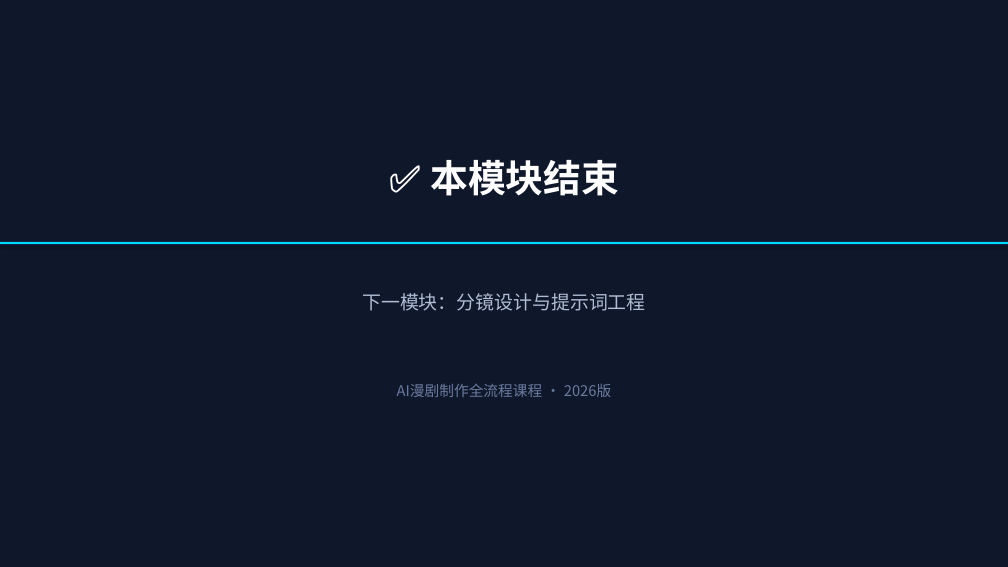
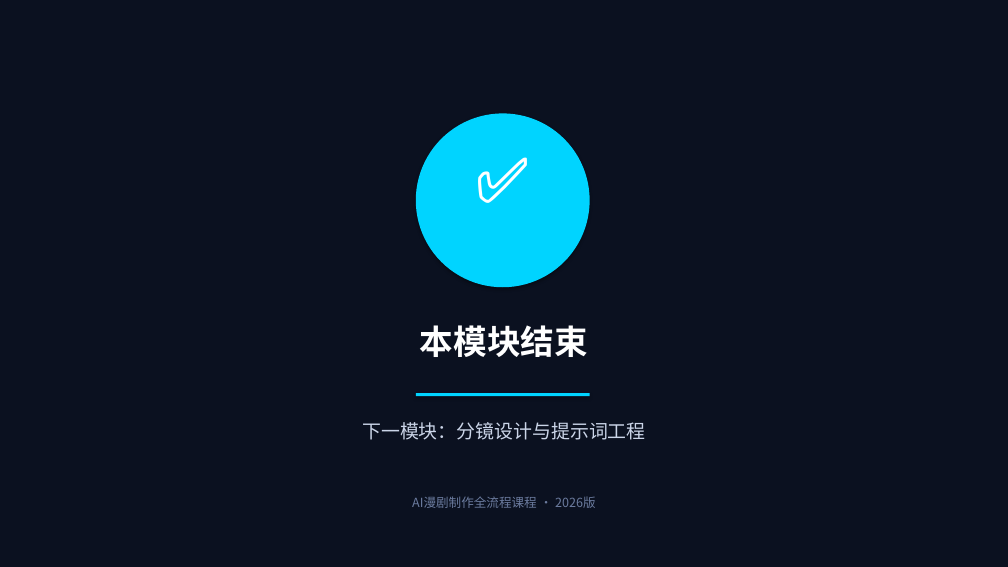
Before and after one commit to lichangjiang932-ship-it/ai-video-class, a slide deck: slide 12 of AI漫剧制作课程/PPT课件/模块02-大语言模型与AI剧本创作.pptx (slide 11 before the commit). Drawn at 1008x567 pixels with LibreOffice and Linux fonts; fonts in the diff are those of the drawing. Boxes give left, top, right and bottom in pixels: in the first picture for what was removed or moved away, otherwise in the second. Text is boxed around its words. In the diff, an @@ line names an element or a change of style, - is before the commit and + after.

Commit message:
feat: PPT视觉全面升级 - 多种新布局与装饰元素
- 重写 generate_all_ppts.py 幻灯片工厂
- 新增 stat_cards 类型：大数字数据卡片展示
- 新增 timeline 类型：横向时间线可视化
- 新增 icon_grid 类型：图标网格卡片布局
- 新增 comparison_matrix 类型：对比矩阵
- 封面页重设计：左右分栏+大号模块编号
- 目录页改为网格卡片布局
- 内容页每条要点独立卡片+编号
- 步骤页支持横排(≤4步)/竖排(>4步)自适应
- 统一页面标题区+装饰元素
- 模块主题色系统：每个模块独立配色
- 数据文件补充 stat_cards/icon_grid/timeline 类型

```diff
--- a/AI漫剧制作课程/PPT课件/模块02-大语言模型与AI剧本创作.pptx
+++ b/AI漫剧制作课程/PPT课件/模块02-大语言模型与AI剧本创作.pptx
@@ background #0F172A to #0B1120 @@
@@ ellipse added at <box>416,113,590,287</box>, fill #00D4FF @@
@@ text added at <box>416,136,590,272</box>, 60 pt, text #FFFFFF @@
+✅
@@ rectangle removed at <box>0,242,1008,244</box> @@
@@ text at <box>420,325,588,357</box>: text changed; size 36 to 32 pt @@
-✅ 本模块结束
+本模块结束
@@ text "下一模块：分镜设计与提示词工程": place and size @@
-text "下一模块：分镜设计与提示词工程" at <box>362,293,646,311</box>
+text "下一模块：分镜设计与提示词工程" at <box>362,422,646,440</box>
@@ text "下一模块：分镜设计与提示词工程" at <box>362,422,646,440</box>: text colour #B0BCD4 to #CBD5E8 @@
@@ rectangle added at <box>416,393,590,396</box>, fill #00D4FF @@
@@ text "AI漫剧制作全流程课程 · 2026版": place and size @@
-text "AI漫剧制作全流程课程 · 2026版" at <box>397,384,611,397</box>
+text "AI漫剧制作全流程课程 · 2026版" at <box>412,496,596,508</box>
@@ text "AI漫剧制作全流程课程 · 2026版" at <box>412,496,596,508</box>: size 14 to 12 pt @@
```
Also in this commit, not shown: 9 other slides changed, 2 slides added, 1 slide removed, 22 other files.
